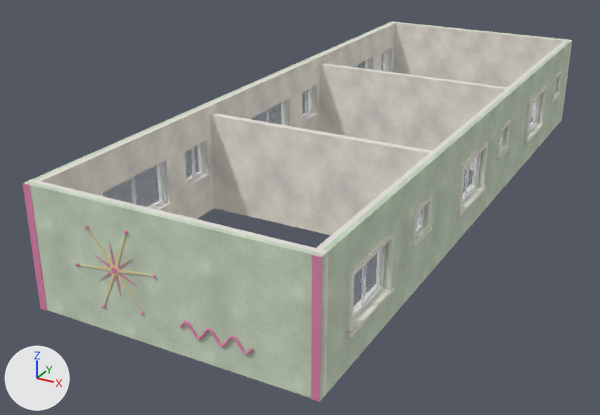
What one commit did to the glTF model kits/apartamentos-patio/pieces/envelope_e_upper.glb.
Camera for both pictures: a 50 mm camera at (17.8, -21.07, 9.49) aimed at (7.12, -1.65, -0.22). Lighting does not change. The marker at lower left points along +X, +Y and +Z. The first picture is the older version.

Names of what the first picture shows: 'envelope_e_upper_accent', 'envelope_e_upper_alu', 'envelope_e_upper_glass', 'envelope_e_upper_gold', 'envelope_e_upper_plaster', 'envelope_e_upper_stucco', 'envelope_e_upper_stucco_w' and 2 more.
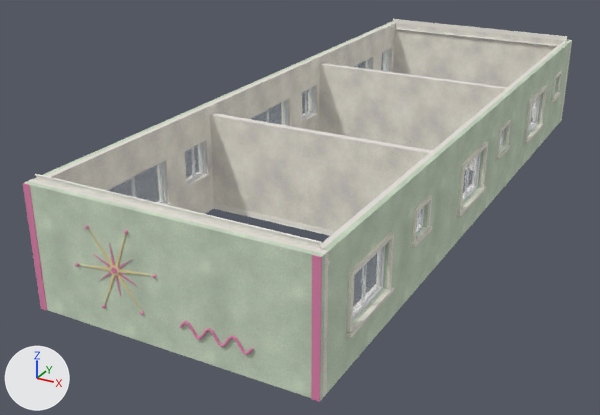
Edits to the bpy script that builds the scene:
```text
Add me_molduras:
    me_molduras.from_pydata(...)  # 424 vertices, 752 faces; spans x 5.0..12.0, y -9.6..9.6, z 0.0..3.2
    me_molduras.materials.append(mat_trim)  # white #f5f2ea
Add ob_molduras:
    ob_molduras = bpy.data.objects.new('molduras', me_molduras)
    ob_molduras.location = (0.0, 0.0, 0.0)
```

Boxes [x1, y1, x2, y2] around the edits, measured in the pictures (600 x 415 px):
'molduras', added: after [35, 19, 568, 394]
